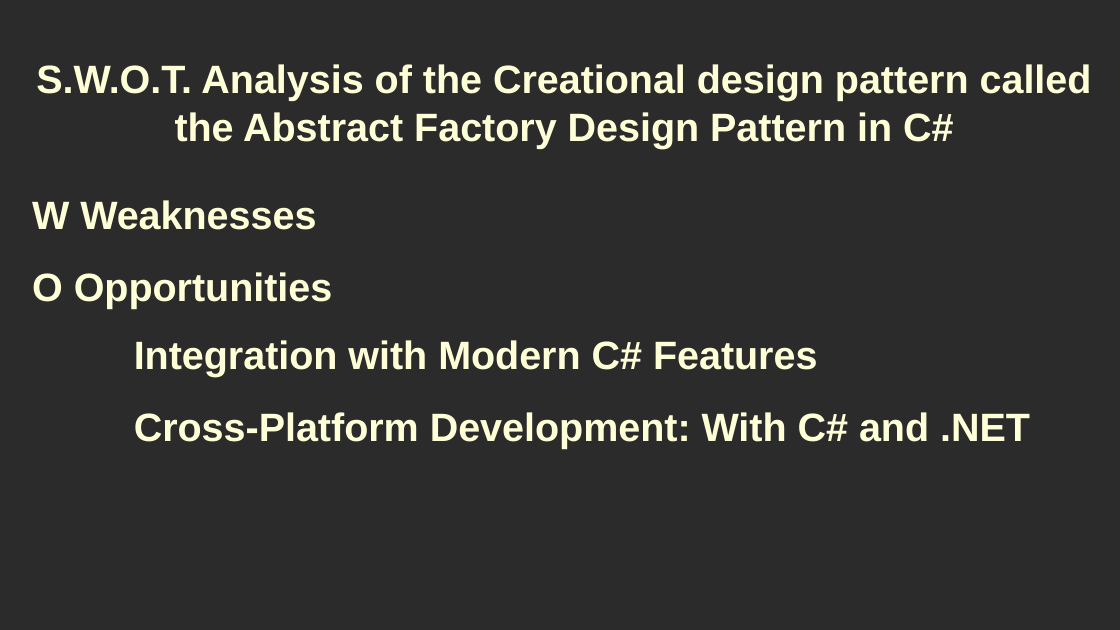
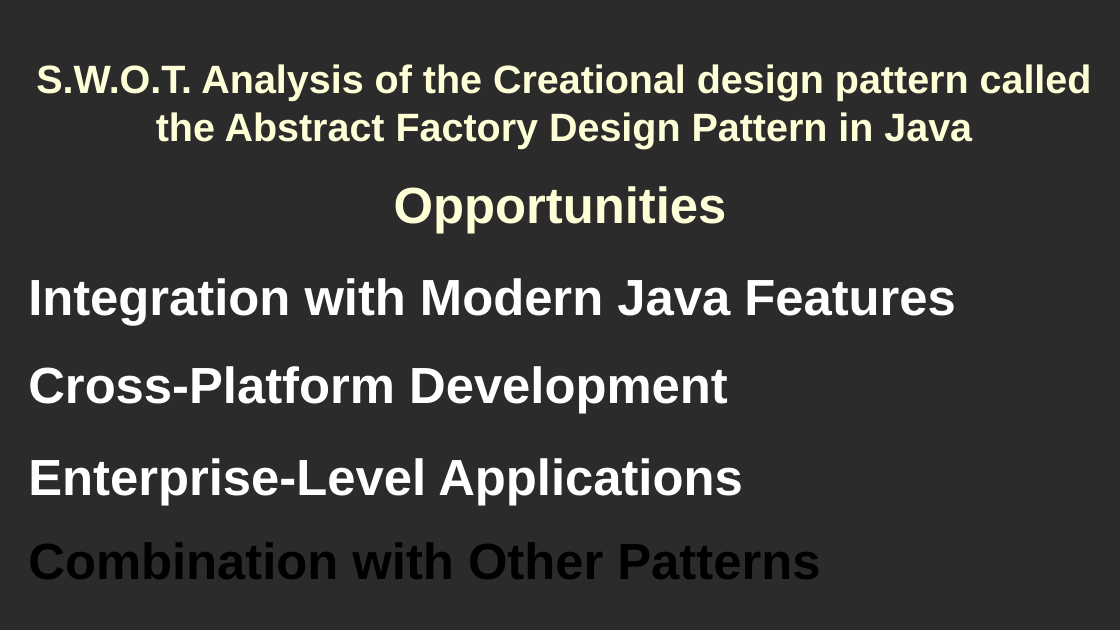
Before and after one commit to RayAndrade/JavaStudy, a slide deck: slide 20 of Creational/AbstractFactory/swot/swot.odp (slide 15 before the commit). Drawn at 1120x630 pixels with LibreOffice and Linux fonts; fonts in the diff are those of the drawing; background and template pictures are left out; a plain dark background stands for a picture behind light text. Boxes give left, top, right and bottom in pixels: in the first picture for what was removed or moved away, otherwise in the second. Text is boxed around its words. In the diff, an @@ line names an element or a change of style, - is before the commit and + after.

```diff
--- a/Creational/AbstractFactory/swot/swot.odp
+++ b/Creational/AbstractFactory/swot/swot.odp
@@ title at <box>36,64,1092,148</box>: text changed @@
-S.W.O.T. Analysis of the Creational design pattern called the Abstract Factory Design Pattern in C#
+S.W.O.T. Analysis of the Creational design pattern called the Abstract Factory Design Pattern in Java
@@ title removed at <box>32,200,316,230</box> @@
-W Weaknesses
@@ title at <box>394,186,727,234</box>: text changed; size 28 to 36 pt @@
-O Opportunities
+Opportunities
@@ title at <box>28,278,956,326</box>: text changed; size 28 to 36 pt; text colour #FFFFD7 to #FFFFFF @@
-Integration with Modern C# Features
+Integration with Modern Java Features
@@ title at <box>28,366,728,414</box>: text changed; size 28 to 36 pt; text colour #FFFFD7 to #FFFFFF @@
-Cross-Platform Development: With C# and .NET
+Cross-Platform Development
@@ title added at <box>28,458,742,505</box>, 36 pt, text #FFFFFF, bold @@
+Enterprise-Level Applications
@@ title added at <box>28,543,820,579</box>, 36 pt, text #000000, bold @@
+Combination with Other Patterns
```
Also in this commit, not shown: 19 other slides changed, 6 slides added, 36 other files.
